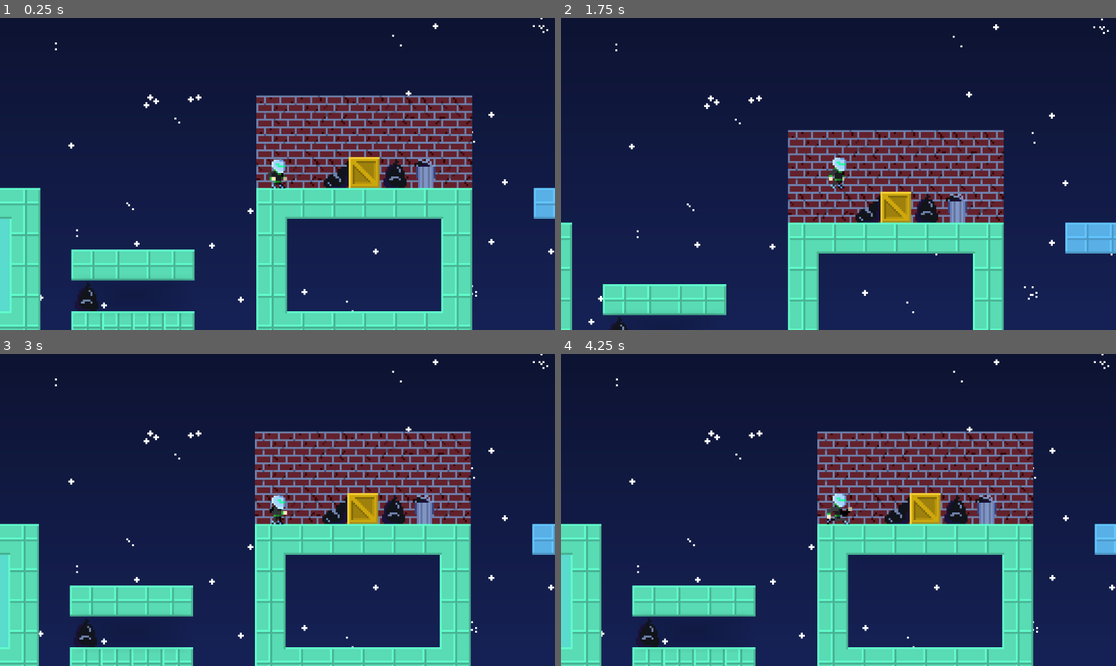
Above: before the commit, frames 1-4 (two rows, left to right).
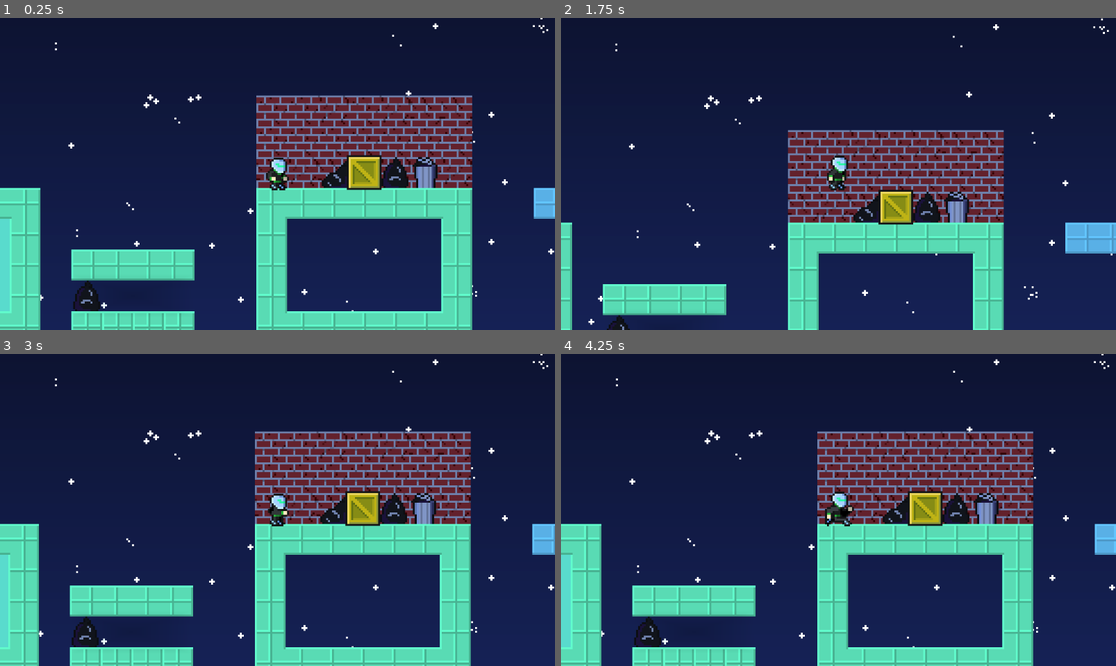
Above: after the commit, the same moments.

Repository: reneelias/Godot-2D-Platformer
Game: Godot game, scene res://Scenes/main.tscn
Same seed, same stepped clock (60 frames per second), same inputs: the game is played once before the commit and once after it.
Inputs:
- Up to frame 1 (0.25 s): no input
- Up to frame 2 (1.75 s): hold R 0.53-1.28 s; hold D (MoveRight) from 0.53 s (still down); tap Space (Jump) at 0.77, 1.52 s; tap R at 1.35 s
- Up to frame 3 (3 s): release D (MoveRight) at 2.03 s; hold A (MoveLeft) 2.03-2.78 s; hold R 2.03-2.78 s; hold D (MoveRight) from 2.78 s (still down); tap R at 2.85 s
- Up to frame 4 (4.25 s): keep holding D (MoveRight); tap Space (Jump) at 3.02, 3.77 s; hold R from 3.53 s (still down)

The runs differ from the first frame. In frame 1, 0.9% of the frame differs, in the area x 13-79%, y 43-94%; in frame 2, 0.8%; in frame 3, 0.8%; in frame 4, 0.9%.

Commit message:
testing out some outlined art

Diff:
--- a/2d-platformer/Scenes/main.tscn
+++ b/2d-platformer/Scenes/main.tscn
@@ -266,7 +266,6 @@
 [node name="Player" parent="." instance=ExtResource("4_jjvhh")]
 z_index = 5
 position = Vector2(155, -104)
-wallCoyoteFrames = 10
 
 [node name="TileMapLayers" type="Node2D" parent="."]
 
Binary file changed: 2d-platformer/Sprites/Character_SpriteSheet.png
Binary file changed: 2d-platformer/Sprites/Lights.png
Binary file changed: 2d-platformer/Sprites/Scenery.png
